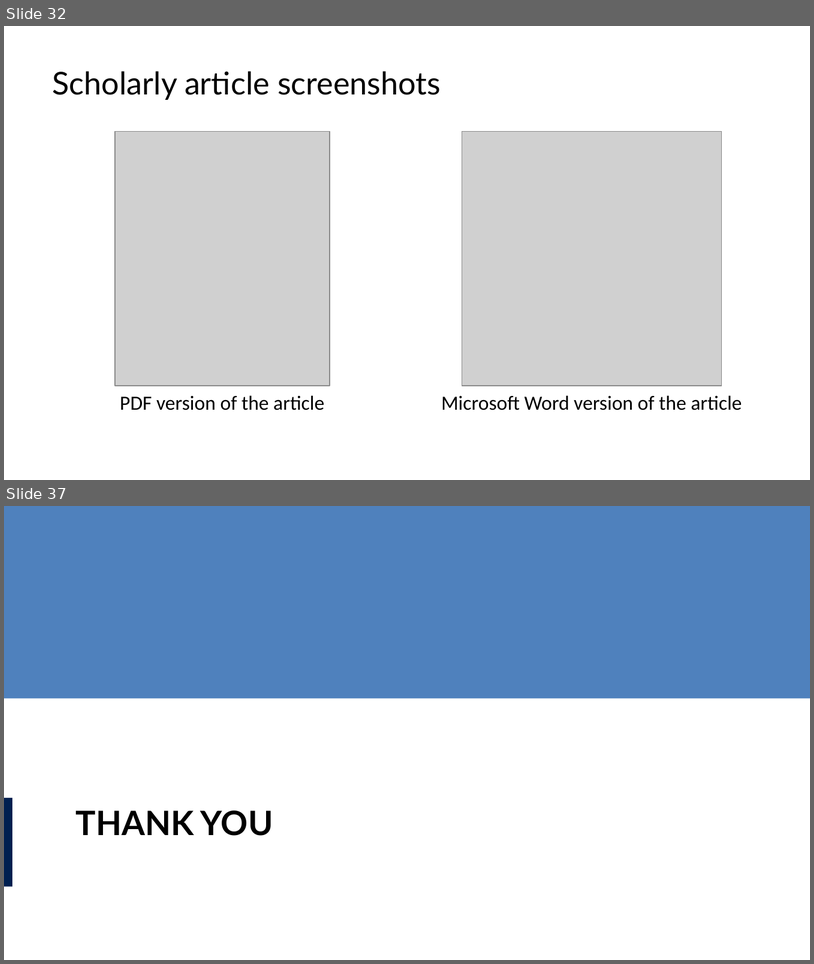
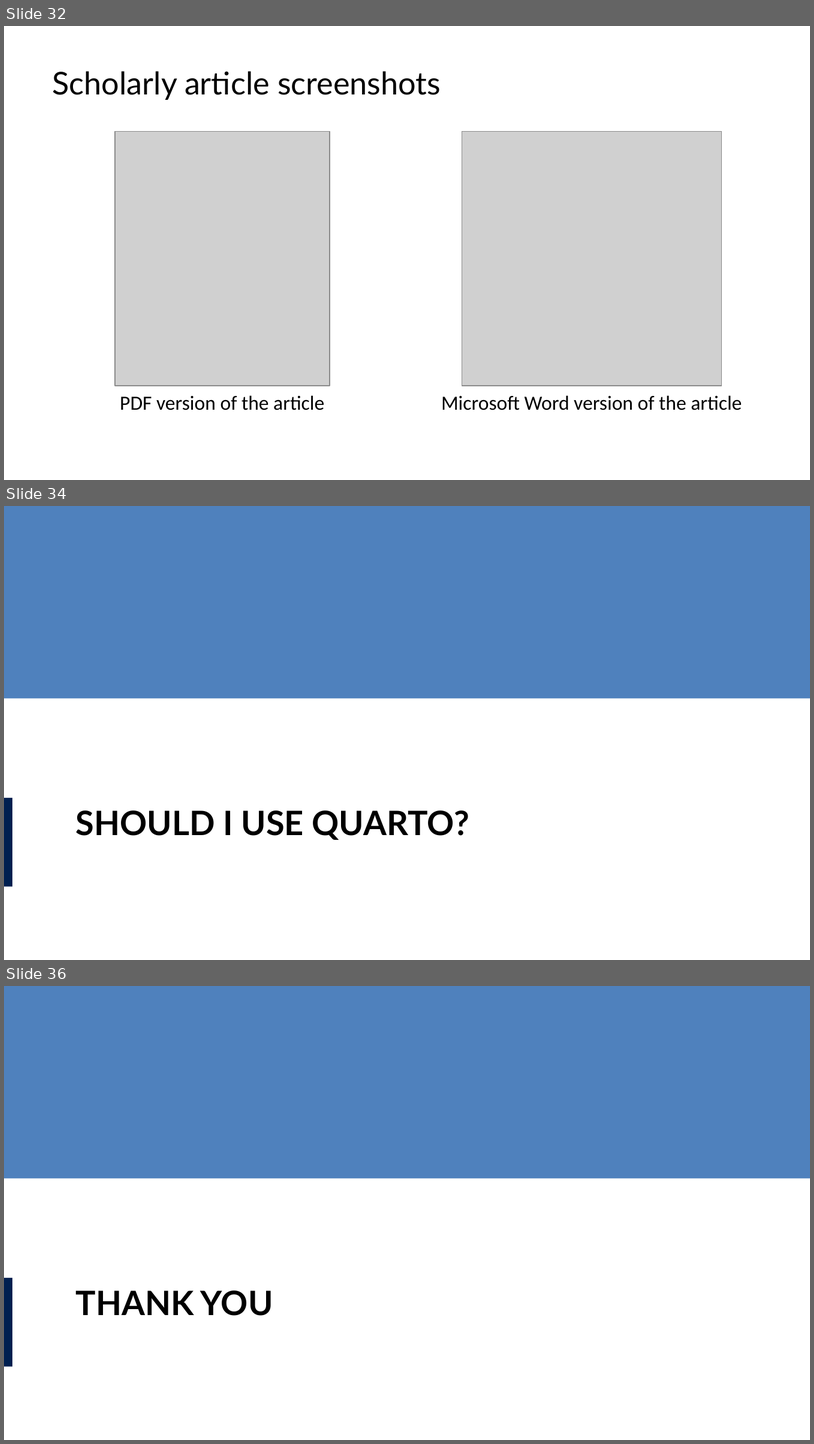
Before and after one commit to lucas-a-meyer/using-quarto, a slide deck: docs/presentation.pptx. Shown one above the other, each under a label of ours: slides 32 and 37 before the commit, slides 32, 34 and 36 after it; the slides between them are not shown. The pictures are 814x964 and 814x1444 pixels, drawn with LibreOffice and Linux fonts; fonts in the diff are those of the drawing; grey boxes stand for pictures. Boxes give left, top, right and bottom in pixels: in the first picture for what was removed or moved away, otherwise in the second. Text is boxed around its words. In the diff, an @@ line names an element or a change of style, - is before the commit and + after.

```diff
--- a/docs/presentation.pptx
+++ b/docs/presentation.pptx
@@ slide 34 added at (x1=4, y1=506, x2=810, y2=960), background #FFFFFF; not listed: 2 template elements that a slide beside it also shows @@
@@ title added at (x1=76, y1=810, x2=470, y2=840), 30 pt, text #000000, bold @@
+SHOULD I USE QUARTO?
@@ what was slide 37 is now slide 36 @@
```
Also in this commit, not shown: 2 slides changed, 2 slides removed, 7 other files.
